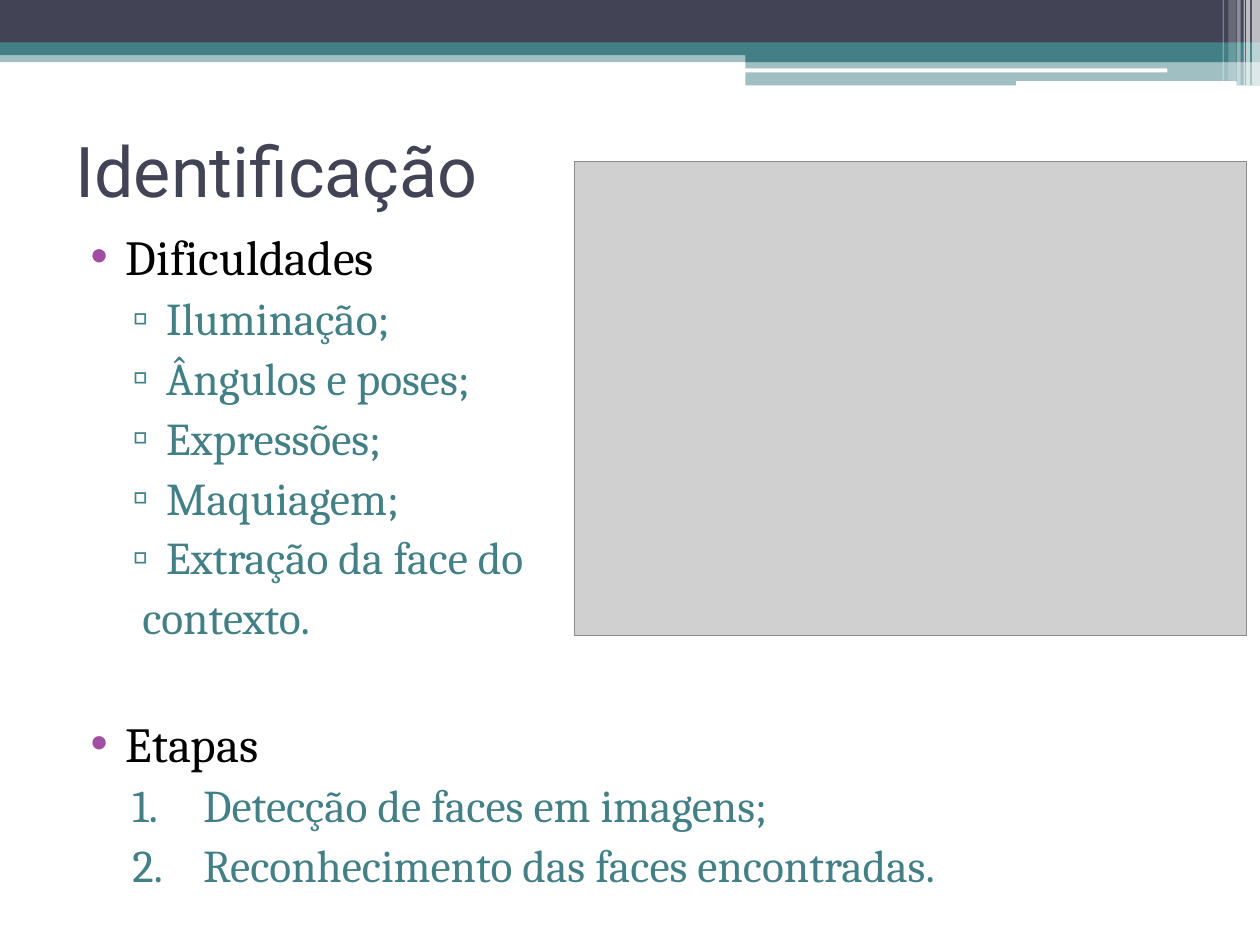
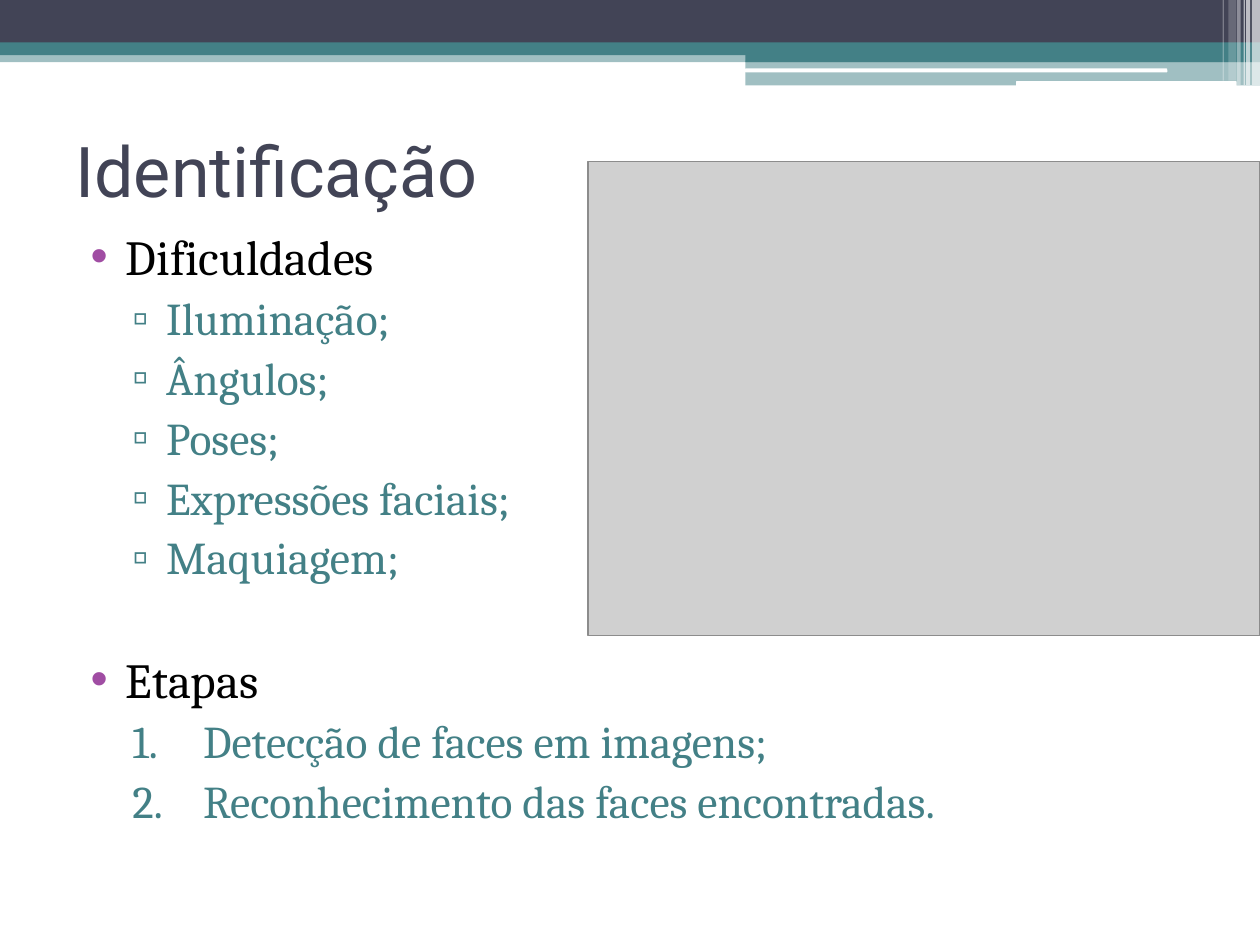
Before and after one commit to talesporto/Artigo-TRUE-SBCUP, a slide deck: slide 10 of apresentacao/ApresentacaoSBCUP.pptx. Drawn at 1260x945 pixels with LibreOffice and Linux fonts; fonts in the diff are those of the drawing; grey boxes stand for pictures. Boxes give left, top, right and bottom in pixels: in the first picture for what was removed or moved away, otherwise in the second. Text is boxed around its words. In the diff, an @@ line names an element or a change of style, - is before the commit and + after.

```diff
--- a/apresentacao/ApresentacaoSBCUP.pptx
+++ b/apresentacao/ApresentacaoSBCUP.pptx
@@ picture: place and size @@
-picture at bbox=[575, 161, 1246, 635]
+picture at bbox=[588, 161, 1260, 635]
@@ text at bbox=[166, 356, 510, 525]: text changed @@
-  ▫ Ângulos e poses;
-  ▫ Expressões;
+  ▫ Ângulos;
+  ▫ Poses;
+  ▫ Expressões faciais;
@@ text at bbox=[142, 541, 523, 635]: paragraphs removed @@
-  ▫ Extração da face do
-  contexto.
```
Also in this commit, not shown: 2 other slides changed, 1 other file.
